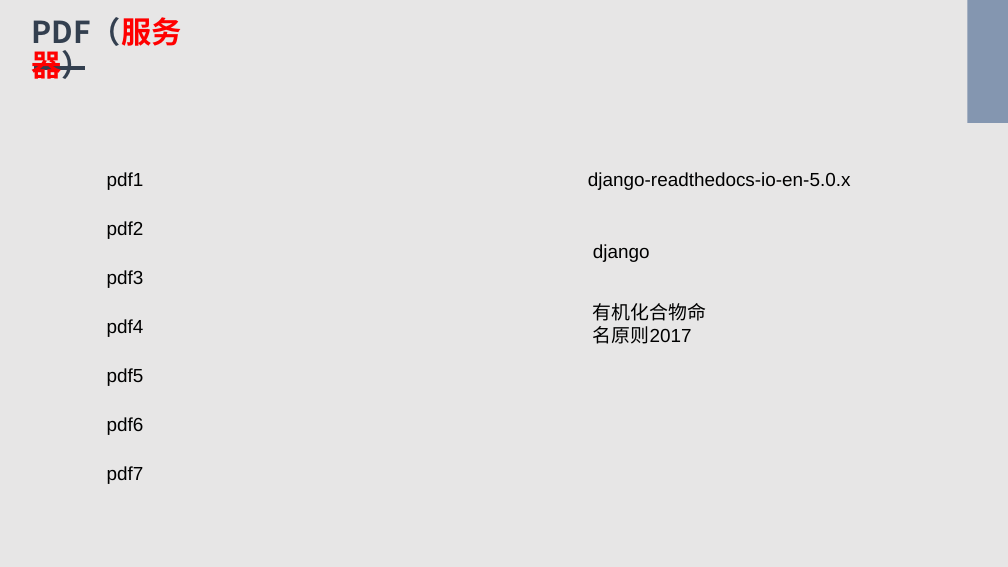
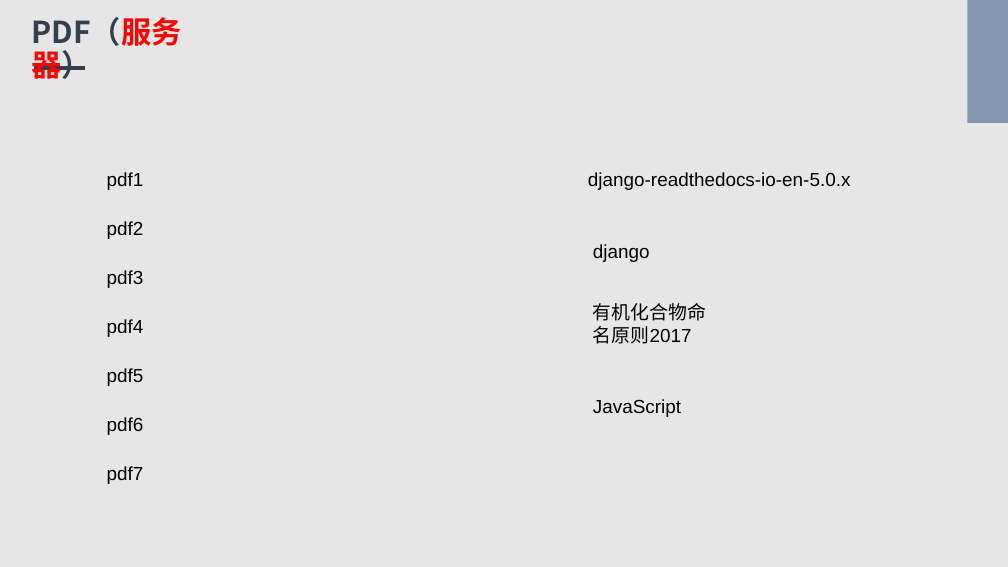
Before and after one commit to Bukehi/BukehiWeb, a slide deck: slide 6 of livefile/livepowerpoint.pptx. Drawn at 1008x567 pixels with LibreOffice and Linux fonts; fonts in the diff are those of the drawing. Boxes give left, top, right and bottom in pixels: in the first picture for what was removed or moved away, otherwise in the second. Text is boxed around its words. In the diff, an @@ line names an element or a change of style, - is before the commit and + after.

Commit message:
"upgrade commit"

```diff
--- a/livefile/livepowerpoint.pptx
+++ b/livefile/livepowerpoint.pptx
@@ text added at [593, 399, 681, 417], 18 pt, text #000000 @@
+JavaScript
```
